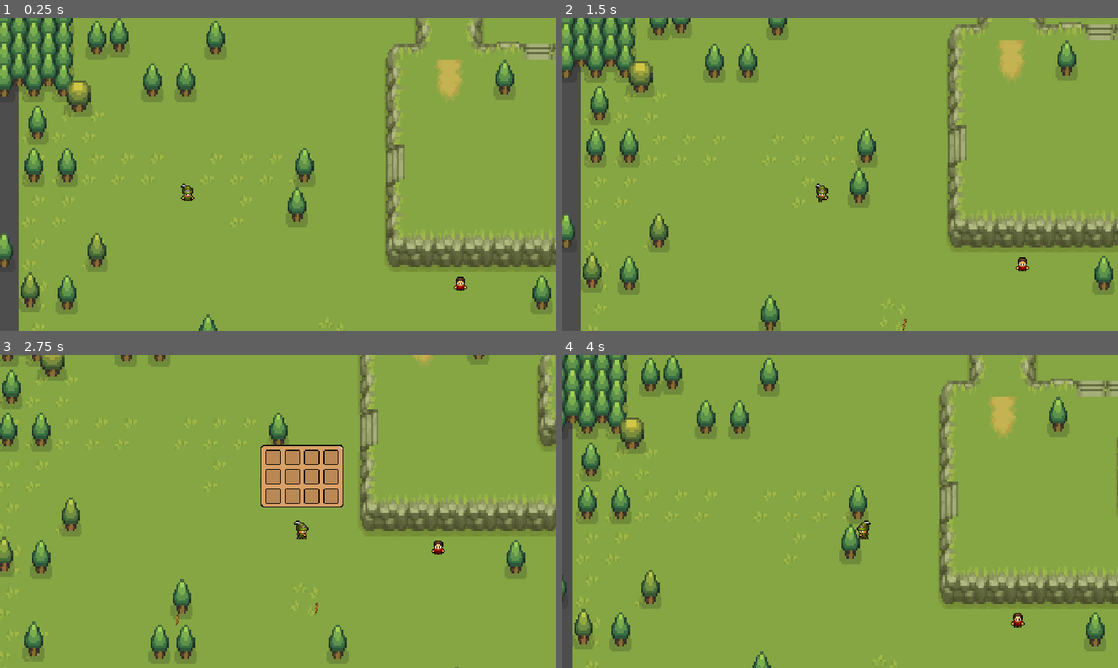
Above: before the commit, frames 1-4 (two rows, left to right).
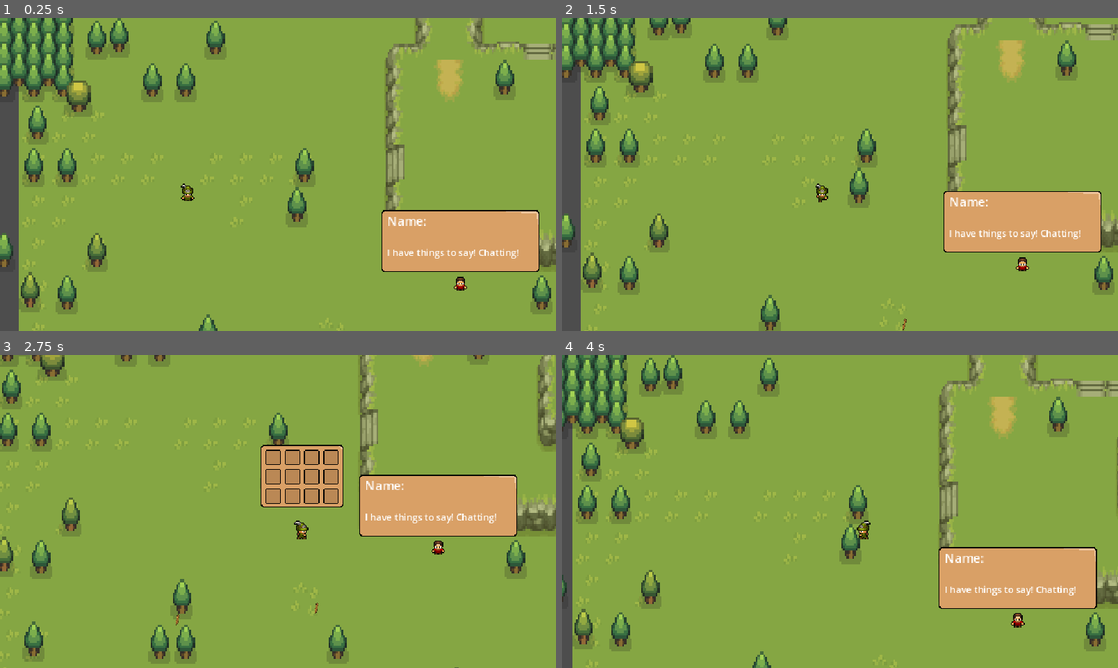
Above: after the commit, the same moments.

Repository: maryBauman/Survive
Game: Godot game, scene res://scenes/places/world.tscn
The game is run twice, just before and just after one commit, with the same random seed, the same clock (stepped at 60 frames per second) and the same inputs.
Inputs:
- Up to frame 1 (0.25 s): no input
- Up to frame 2 (1.5 s): tap Enter at 0.5 s; hold D (right) 0.53-1.28 s; tap E (e) at 0.6 s; tap I (i) at 0.8, 1.35 s; hold S (down) from 1.28 s (still down)
- Up to frame 3 (2.75 s): tap E (e) at 1.55 s; release S (down) at 2.03 s; hold D (right) from 2.03 s (still down); tap C (chat) at 2.1 s; tap I (i) at 2.3 s
- Up to frame 4 (4 s): release D (right) at 2.78 s; hold W (up) 2.78-3.53 s; tap E (e) at 2.85 s; hold A (left) from 3.53 s (still down); tap I (i) at 3.6 s

The runs differ from the first frame. In frame 1, 5.6% of the frame differs, in the area x 68-97%, y 61-82%; in frame 2, 5.5%; in frame 3, 5.6%; in frame 4, 5.6%, in the area x 67-97%, y 61-82%.

Commit message:
I have things to say! Chatting

Diff:
--- /dev/null
+++ b/dialogue_ui.tscn
@@ -0,0 +1,39 @@
+[gd_scene load_steps=2 format=3 uid="uid://dqbtt0oh1ltyb"]
+
+[ext_resource type="Texture2D" uid="uid://yar0fesfb4xs" path="res://inventory/inventory_art/inventory-background.png" id="1_aw56s"]
+
+[node name="DialogueUI" type="Control"]
+layout_mode = 3
+anchors_preset = 0
+offset_right = 40.0
+offset_bottom = 40.0
+
+[node name="dialogueBackground" type="NinePatchRect" parent="."]
+layout_mode = 0
+offset_left = -82.0
+offset_top = -76.0
+offset_right = 82.0
+offset_bottom = -12.0
+texture = ExtResource("1_aw56s")
+patch_margin_left = 3
+patch_margin_top = 3
+patch_margin_right = 3
+patch_margin_bottom = 3
+
+[node name="Name" type="RichTextLabel" parent="dialogueBackground"]
+layout_mode = 0
+offset_left = 6.0
+offset_top = 2.0
+offset_right = 87.0
+offset_bottom = 42.0
+scale = Vector2(0.8, 0.8)
+text = "Name:"
+
+[node name="Text" type="RichTextLabel" parent="dialogueBackground"]
+layout_mode = 0
+offset_left = 6.0
+offset_top = 37.0
+offset_right = 263.0
+offset_bottom = 62.0
+scale = Vector2(0.6, 0.6)
+text = "I have things to say! Chatting!"
--- a/scenes/npc.gd
+++ b/scenes/npc.gd
@@ -45,7 +45,7 @@
 				dir = choose([Vector2.RIGHT, Vector2.UP, Vector2.LEFT, Vector2.DOWN])
 			MOVE:
 				move(delta)
-		#shouldn't be needed but keeping as a comment just in case
+		#shouldn't be needed but keeping as a comment djust in case
 		#await $Timer.timeout
 		if Input.is_action_just_pressed("chat"):
 			print("chatting with npc")
--- a/scenes/npc.tscn
+++ b/scenes/npc.tscn
@@ -1,7 +1,8 @@
-[gd_scene load_steps=24 format=3 uid="uid://dqlvdufprgkx3"]
+[gd_scene load_steps=25 format=3 uid="uid://dqlvdufprgkx3"]
 
 [ext_resource type="Script" path="res://scenes/npc.gd" id="1_obn75"]
 [ext_resource type="Texture2D" uid="uid://b5qden35uox2a" path="res://art/character/Human-Worker-Red.png" id="1_pforg"]
+[ext_resource type="PackedScene" uid="uid://dqbtt0oh1ltyb" path="res://dialogue_ui.tscn" id="3_gp0qr"]
 
 [sub_resource type="AtlasTexture" id="AtlasTexture_agqoi"]
 atlas = ExtResource("1_pforg")
@@ -184,6 +185,8 @@
 [node name="Timer" type="Timer" parent="."]
 autostart = true
 
+[node name="DialogueUI" parent="." instance=ExtResource("3_gp0qr")]
+
 [connection signal="body_shape_entered" from="chat_detection_area" to="." method="_on_chat_detection_area_body_shape_entered"]
 [connection signal="body_shape_exited" from="chat_detection_area" to="." method="_on_chat_detection_area_body_shape_exited"]
 [connection signal="timeout" from="Timer" to="." method="_on_timer_timeout"]
